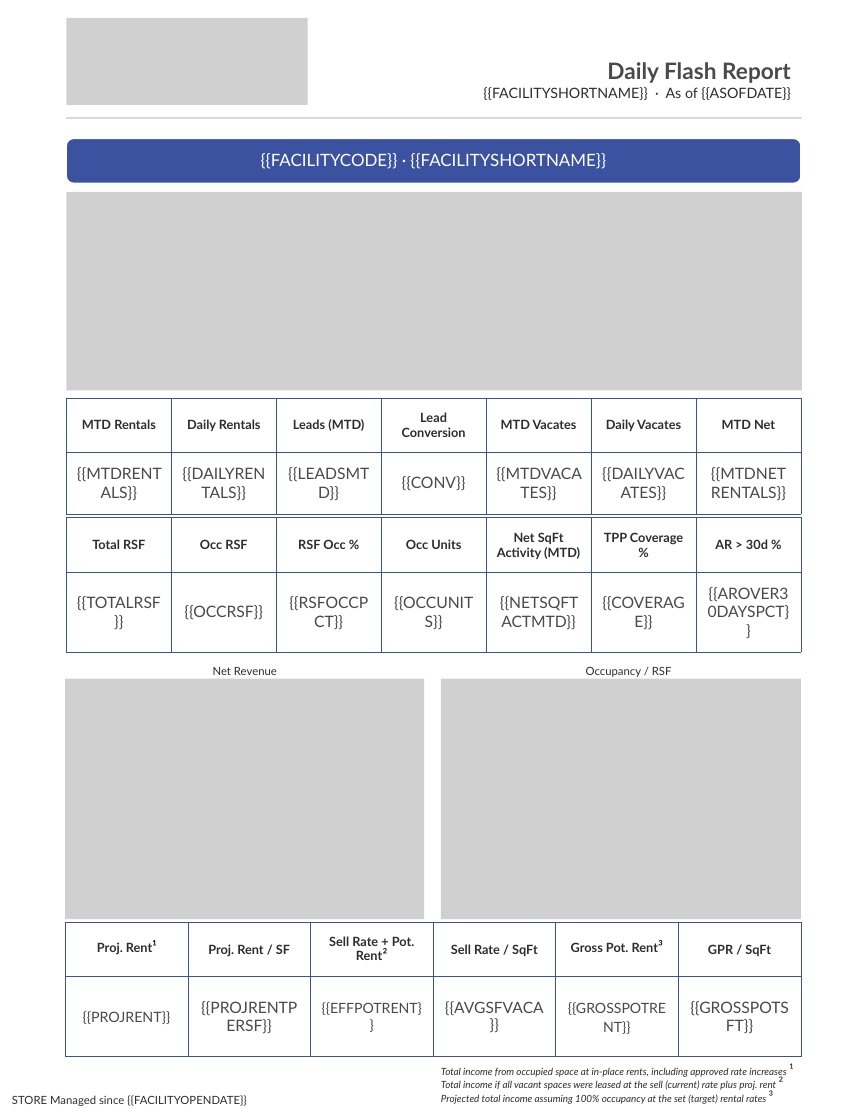
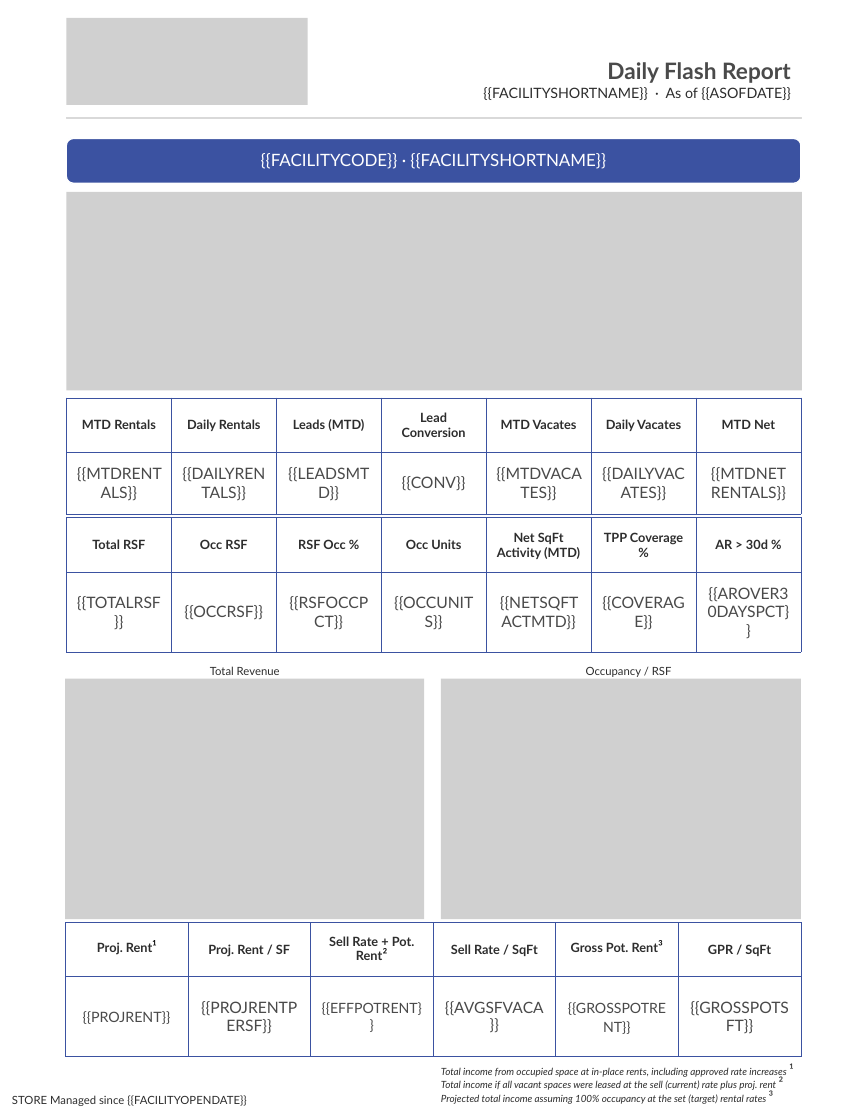
Before and after one commit to alexandermburke/ProformaBuilder, a slide deck: slide 1 of storeinsight/public/FLASHTEMPLATE.pptx. Drawn at 865x1120 pixels with LibreOffice and Linux fonts; fonts in the diff are those of the drawing; grey boxes stand for pictures. Boxes give left, top, right and bottom in pixels: in the first picture for what was removed or moved away, otherwise in the second. Text is boxed around its words. In the diff, an @@ line names an element or a change of style, - is before the commit and + after.

```diff
--- a/storeinsight/public/FLASHTEMPLATE.pptx
+++ b/storeinsight/public/FLASHTEMPLATE.pptx
@@ text at (210, 666, 280, 675): text changed @@
-Net Revenue
+Total Revenue
```
Also in this commit, not shown: 11 other files.
